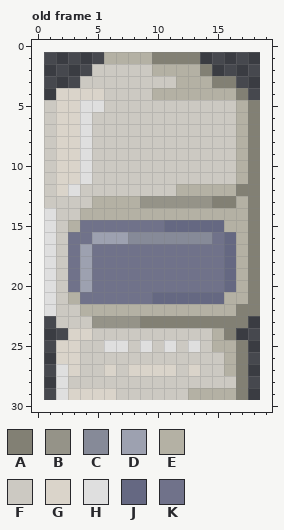
One commit to this pixel-art file: Assets/Art/Aseprite/ComputerFront.aseprite. The first picture shows the starting point.
18x29 pixels, 1 frame. Shown: old frame 1. The old version is drawn lined up with the new one, on the new canvas.
Palette (. is transparent): A #828074  B #959388  C #868a98  D #9da1b0  E #b4b1a4  F #ccc9c2  G #dad4ca  H #dfdfdf  J #656882  K #70728a
Pixels before, old frame 1, first column x 1:
 1 .....EEEEAAAA.....
 2 ....FFFFFEEEEA....
 3 ...FFFFFFFFEEEAA..
 4 .GGGGFFFFEEEEEEEA.
 5 FGGHHFFFFFFFFFFFEA
 6 FGGHFFFFFFFFFFFFEA
 7 FGGHFFFFFFFFFFFFEA
 8 FGGHFFFFFFFFFFFFEA
 9 FGGHFFFFFFFFFFFFEA
10 FGGHFFFFFFFFFFFFEA
11 FGGHFFFFFFFFFFFFEA
12 FGHFFFFFFFFEEEEEAA
13 FFFFEEEEBBBBBBAAEA
14 HFFEEEEEEEEEEEEEEA
15 HFEKKKKKKKJJJJJEEA
16 HFKKDDDCCCCCCCKJEA
17 HFKDKKKKKKKKKKKJEA
18 HFKDKKKKKKKKKKKJEA
19 HFKDKKKKKKKKKKKJEA
20 HFKDKKKKKKKKKKKJEA
21 HFEKKKKKKJJJJJJEEA
22 HFFEEEEEEEEEEEEEAA
23 .FFFBBBBAAAAAAAAA.
24 ..GGFFFFFFFFFFEA..
25 .GGFFHHFHFHFHFEEA.
26 .GGFFFFFFFFFFFFEA.
27 .HGFFGFGGGGFGFFEA.
28 .HFFFFFFFFFFFFFFA.
29 .HGGGGFFFFFFEEEEA.
The same view after the edit:
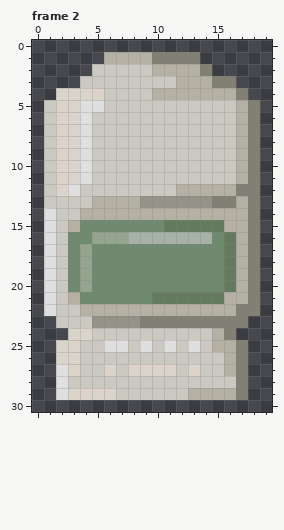
A new or re-ordered frame is compared with the old frame closest to it.
The exact change:
canvas 18x29 -> 20x31, the old top-left corner now at 1,1
frames 1 -> 2
colour C: #868a98 -> #a6b2a5
colour D: #9da1b0 -> #95a48e
colour J: #656882 -> #647a5f
colour K: #70728a -> #708a70
Where, in picture pixels (left, top, right, bottom), the same in both pictures:
changed: (68, 220, 236, 304)
